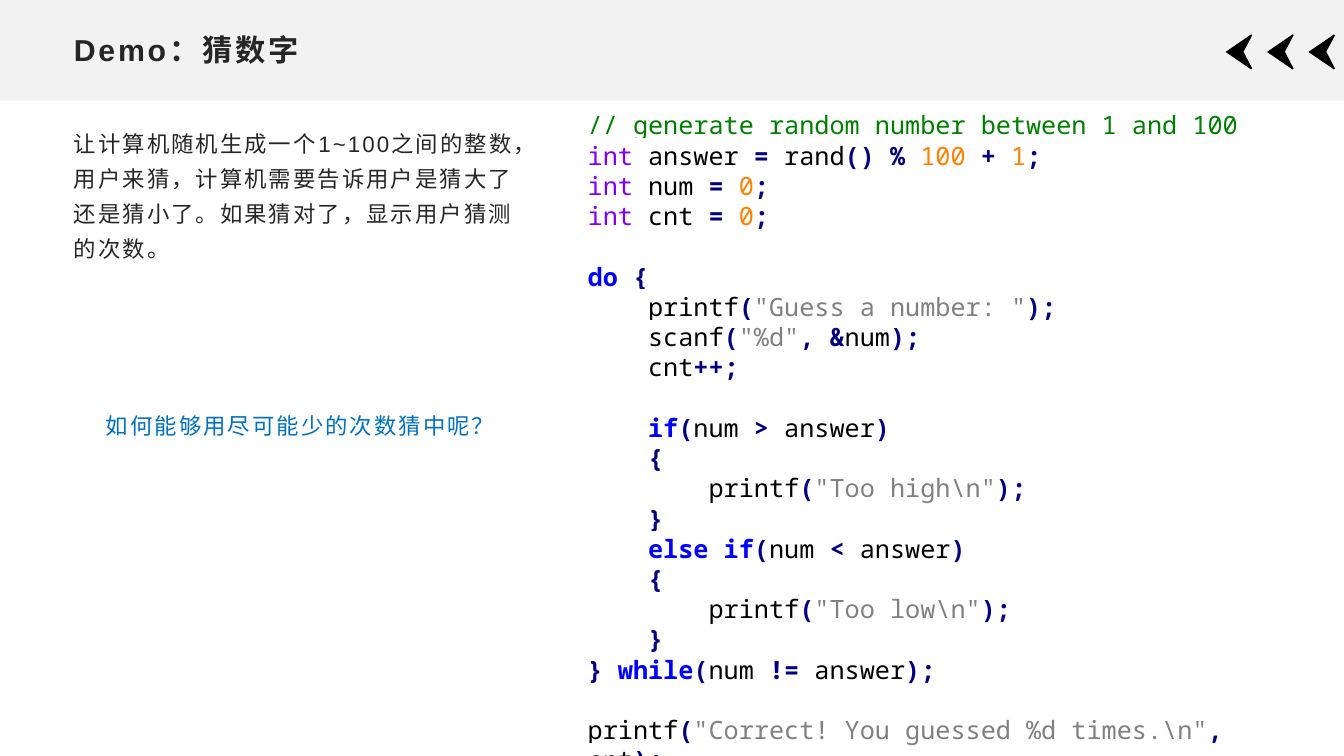
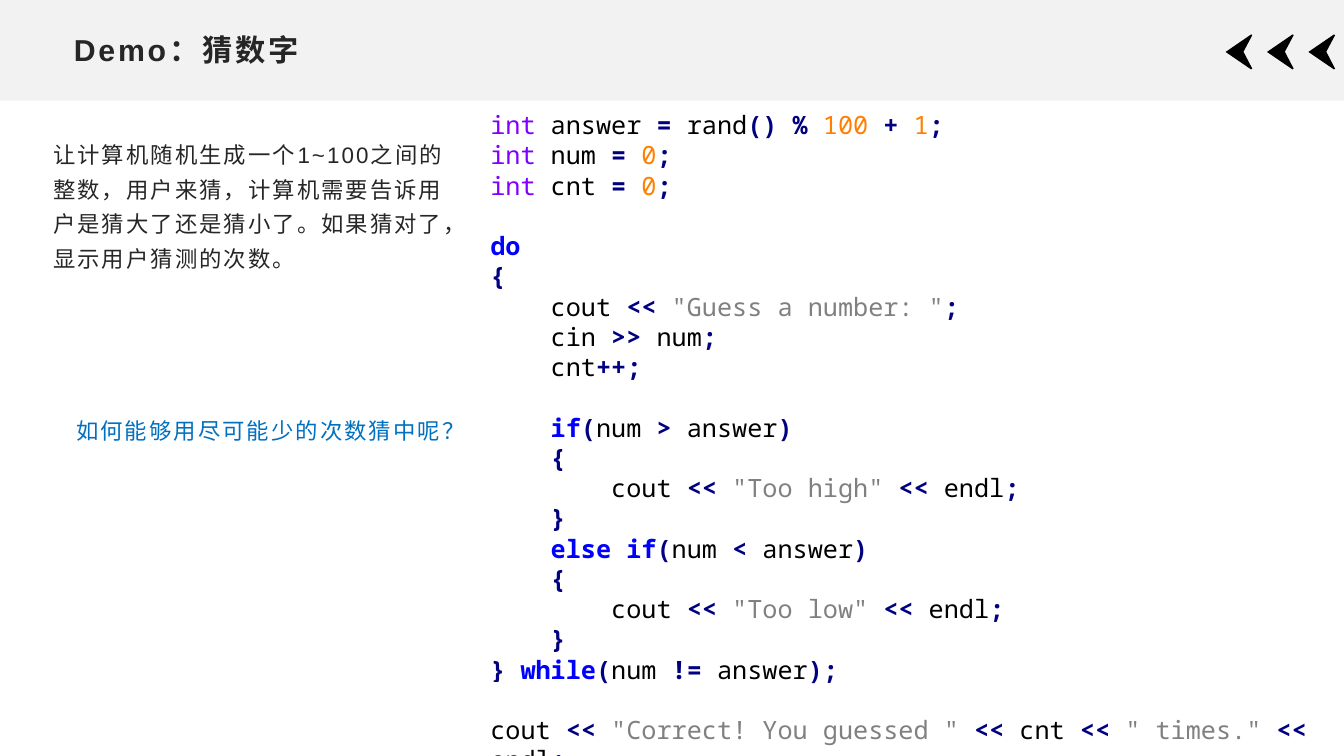
Before and after one commit to xdai02/C_Plus_Plus, a slide deck: slide 10 of slides/Chapter3.pptx. Drawn at 1344x756 pixels with LibreOffice and Linux fonts; fonts in the diff are those of the drawing. Boxes give left, top, right and bottom in pixels: in the first picture for what was removed or moved away, otherwise in the second. Text is boxed around its words. In the diff, an @@ line names an element or a change of style, - is before the commit and + after.

```diff
--- a/slides/Chapter3.pptx
+++ b/slides/Chapter3.pptx
@@ text "int answer = rand() % ...": place and size @@
-text "int answer = rand() % ..." at (588,115,1237,745)
+text "int answer = rand() % ..." at (490,115,1262,745)
@@ text at (633,115,1237,138): paragraph removed @@
-// generate random number between 1 and 100
@@ text "让计算机随机生成一个1~100之间的整数，用户来猜，计算机需要告诉用户是猜大了还是猜小了。如果猜对了，显示用户猜测的次数 ..." rewrapped from (74,133,511,259) to (53,144,466,269) @@
@@ text at (490,236,914,350): text changed @@
-do {
-printf("Guess a number: ");
-scanf("%d", &num);
+do
+{
+cout << "Guess a number: ";
+cin >> num;
@@ text "如何能够用尽可能少的次数猜中呢？": place and size @@
-text "如何能够用尽可能少的次数猜中呢？" at (106,415,494,436)
+text "如何能够用尽可能少的次数猜中呢？" at (76,420,464,441)
@@ text at (611,478,1020,503): text changed @@
-printf("Too high\n");
+cout << "Too high" << endl;
@@ text at (611,599,1005,622): text changed; text colour #808080 to #000000 @@
-printf("Too low\n");
+cout << "Too low" << endl;
@@ text at (490,720,1262,745): text changed @@
-printf("Correct! You guessed %d times.\n", cnt);
+cout << "Correct! You guessed " << cnt << " times." << endl;
```
Also in this commit, not shown: 84 other slides changed, 9 other files.
